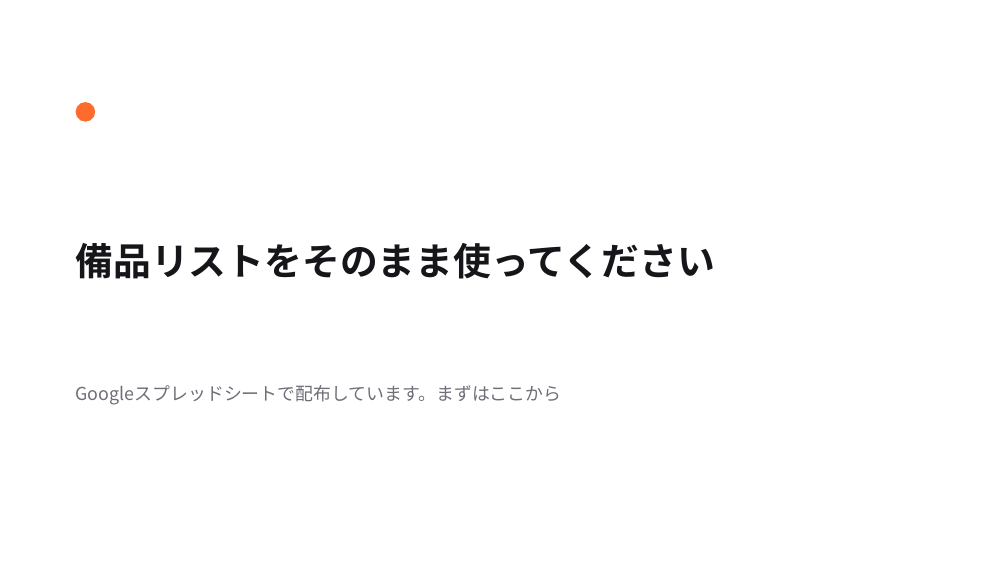
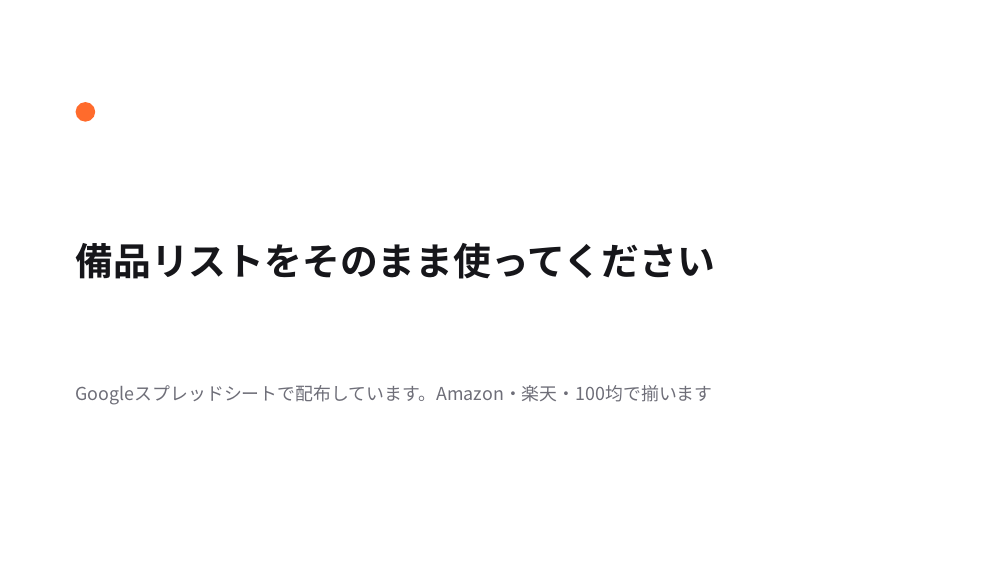
Before and after one commit to sou1104pc-ops/task-matrix, a slide deck: slide 2 of slides/11_備品を揃える.pptx. Drawn at 1008x567 pixels with LibreOffice and Linux fonts; fonts in the diff are those of the drawing. Boxes give left, top, right and bottom in pixels: in the first picture for what was removed or moved away, otherwise in the second. Text is boxed around its words. In the diff, an @@ line names an element or a change of style, - is before the commit and + after.

```diff
--- a/slides/11_備品を揃える.pptx
+++ b/slides/11_備品を揃える.pptx
@@ text at box(76, 385, 713, 405): text changed @@
-Googleスプレッドシートで配布しています。まずはここから
+Googleスプレッドシートで配布しています。Amazon・楽天・100均で揃います
```
Also in this commit, not shown: 1 other slide changed, 22 slides added, 3 slides removed, 19 other files.
